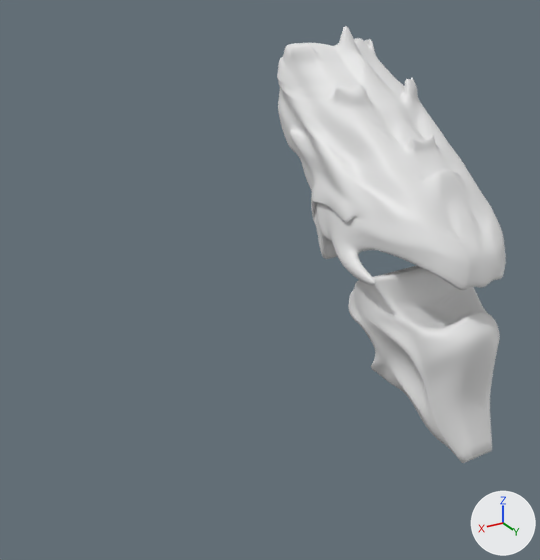
One commit to the Blender file final_project_zeratul.blend: the scene before it, then after it.
One viewpoint serves both versions: a camera (50 mm lens) standing at (1.242, 1.594, 2.666) and looking at (0.284, -0.003, 1.867). The lights are fixed; the arrows at lower right show +X, +Y and +Z.
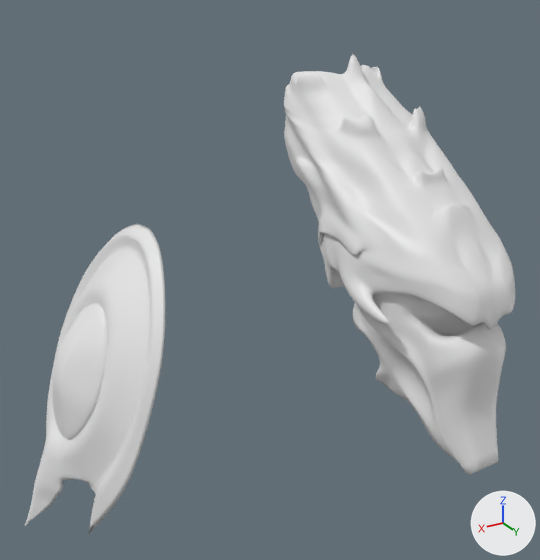
Commit message: add zeratul shield

Location of each change, (x1, y1, x2, y2) in pixels of the pictures (540 x 560 px; the box of a moved part takes in the faces that stretch with it):
'Plane.001', reshaped, moved: before (277, 26, 506, 290); after (284, 55, 515, 329)
'Plane.002', added: after (25, 224, 165, 533)
'Plane', reshaped, moved: before (348, 266, 500, 463); after (353, 293, 506, 475)
part 1 of me_plane, moved or reshaped: before (335, 242, 426, 285); after (343, 277, 435, 324)
part 2 of me_plane, moved or reshaped: before (476, 268, 491, 288); after (485, 303, 500, 329)
part 3 of me_plane_001, moved or reshaped: before (360, 269, 497, 350); after (372, 293, 503, 360)

What changed in the scene script:
```text
Change me_plane:
    where me_plane.from_pydata(...)  # 616 vertices, 590 faces; spans x 0.0..8.6, y -23.0..2.8, z -7.9..16.9
    used by ob_plane_001; location = (0.001, 0.419, 2.006); rotation_euler = (-0.235, 0.0165, 0.00248), in degrees (-13, 0.9, 0.1); scale = (0.0247, 0.0334, 0.0261)
    before: 27 (6.1, -2.2, -0.3), 28 (6.5, -3.4, -0.7), 32 (5.2, -5.3, 0.2), 35 (6.7, -4.0, -0.9), 36 (6.8, -4.6, -1.2)
    before: 43 (7.3, -4.1, -1.8), 47 (7.2, -6.1, -4.0), 48 (8.6, -6.3, -3.3), 49 (8.6, -3.7, -2.0), 50 (7.5, -2.8, -1.7)
    before: 51 (7.7, -1.9, -1.9), 52 (8.2, -1.2, -1.9), 53 (8.3, -2.7, -3.2), 54 (7.3, -3.4, -3.7), 100 (4.5, -5.6, -0.9)
    me_plane part 1
    add for i in [27, 32, 43, *range(47, 55), 100]: me_plane.vertices[i].co += Vector((-0.1, 0.5, -0.1))
    add for i in [28, 35, 36]: me_plane.vertices[i].co += Vector((-0.2, 1.2, -0.6))
    me_plane.vertices[42].co: (7.1, -5.0, -1.6) -> (6.7, -3.6, -1.9)
    me_plane part 2
    me_plane.vertices[3].co: (0.0, 2.8, -2.0) -> (0.0, 2.7, -3.9)
Change me_plane_001:
    where me_plane_001.from_pydata(...)  # 140 vertices, 119 faces; spans x 0.0..4.52, y -5.28..4.26, z -6.12..5.87
    used by ob_plane; location = (0.0, 0.384, 1.732); rotation_euler = (-1.958, 0.0, 0.0), in degrees (-112, 0, 0); scale = (-0.0384, 0.0384, 0.0384)
    me_plane_001 part 3
    me_plane_001.vertices[45].co: (3.04, -3.44, -0.64) -> (2.93, -3.89, -0.51)
    me_plane_001.vertices[54].co: (3.3, -3.39, -1.64) -> (3.1, -4.17, -1.52)
    me_plane_001.vertices[61].co: (3.52, -3.44, -2.53) -> (3.24, -4.47, -1.93)
    me_plane_001.vertices[88].co: (3.67, -3.67, -3.03) -> (3.26, -5.16, -1.9)
    me_plane_001.vertices[107].co: (3.68, -4.08, -3.32) -> (3.04, -6.43, -1.73)
Add me_plane_005:
    me_plane_005.from_pydata(...)  # 331 vertices, 344 faces; spans x -2.2..2.95, y -2.32..2.18, z -0.53..0.44
    me_plane_005.polygons.foreach_set('use_smooth', [True] * 344)
Change ob_plane_001:
    ob_plane_001.location: (0.001, 0.419, 2.006) -> (0.011, 0.47, 1.94)
Change ob_plane:
    ob_plane.location: (0.0, 0.384, 1.732) -> (0.008, 0.414, 1.72)
Add ob_plane_002:
    ob_plane_002 = bpy.data.objects.new('Plane.002', me_plane_005)
    ob_plane_002.location = (0.762, -0.253, 1.605)
    ob_plane_002.rotation_euler = (0.0, 1.247, 0.0)  # degrees (0, 71, 0)
    ob_plane_002.scale = (0.206, 0.154, 0.145)
    _m = ob_plane_002.modifiers.new('Subsurf', 'SUBSURF')
    _m.levels = 4
    _m.render_levels = 4
```
